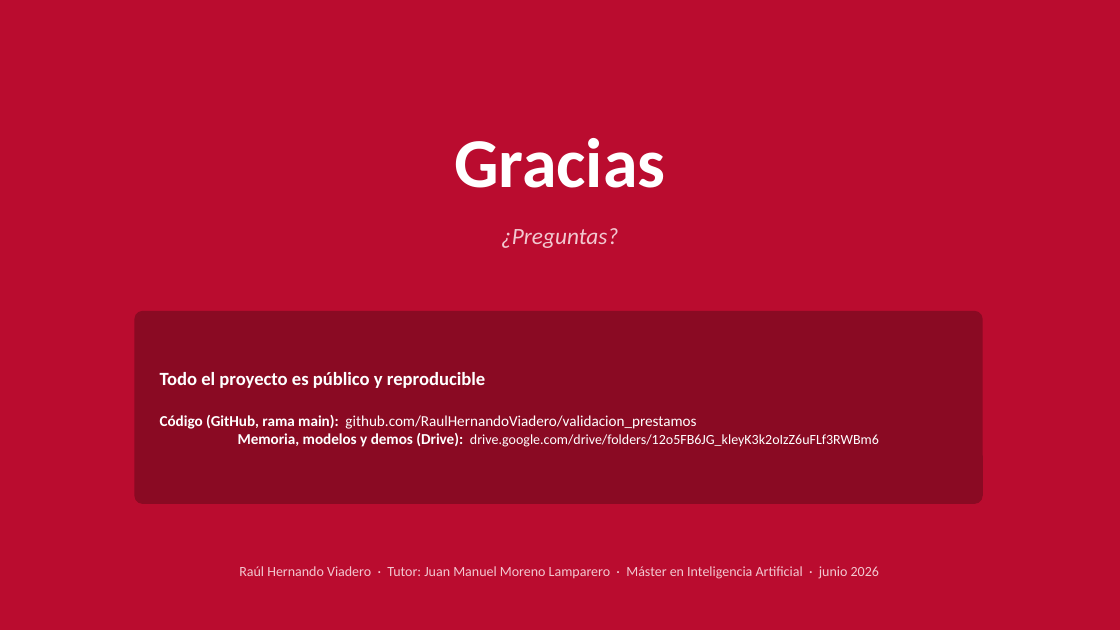
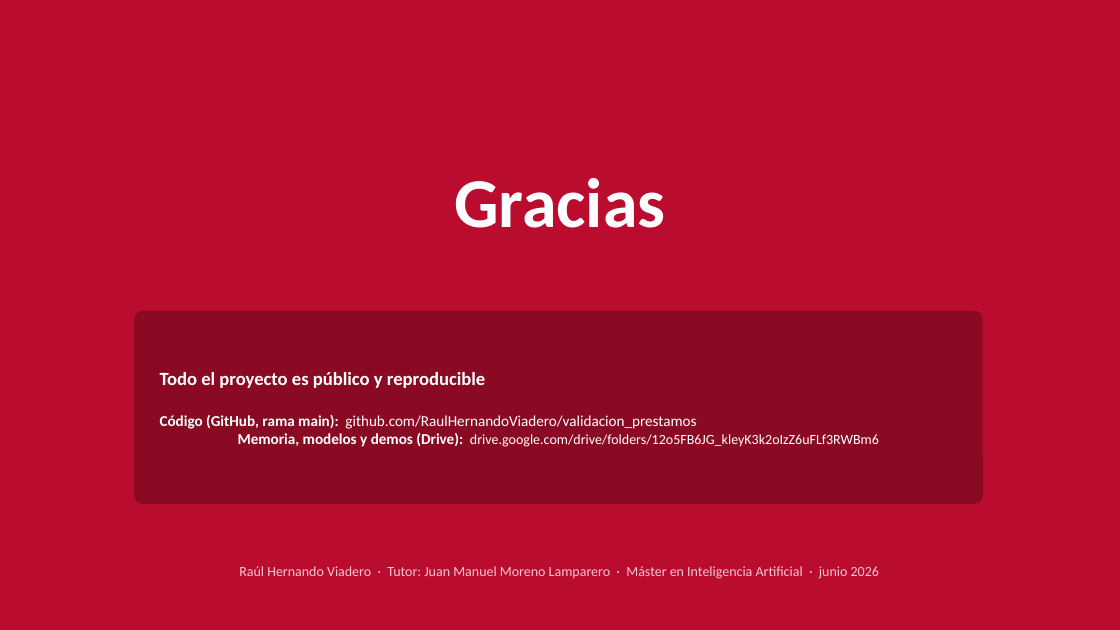
Before and after one commit to RaulHernandoViadero/validacion_prestamos, a slide deck: slide 13 of informes/TFM_Raul_Hernando_Viadero_presentacion.pptx. Drawn at 1120x630 pixels with LibreOffice and Linux fonts; fonts in the diff are those of the drawing. Boxes give left, top, right and bottom in pixels: in the first picture for what was removed or moved away, otherwise in the second. Text is boxed around its words. In the diff, an @@ line names an element or a change of style, - is before the commit and + after.

```diff
--- a/informes/TFM_Raul_Hernando_Viadero_presentacion.pptx
+++ b/informes/TFM_Raul_Hernando_Viadero_presentacion.pptx
@@ text "Gracias": place and size @@
-text "Gracias" at box(454, 138, 665, 188)
+text "Gracias" at box(454, 178, 665, 228)
@@ text removed at box(501, 228, 618, 248) @@
-¿Preguntas?
```
Also in this commit, not shown: 2 other files.
